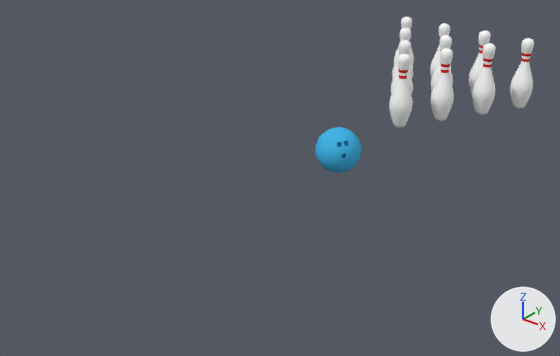
An edit to the Blender file VRBase/Assets/Assets/Models/bowling pins+ball.blend, drawn before and after from the same camera.
Before and after are seen from a camera (50 mm lens) standing at (18.2, -35.6, 14.8) and looking at (-0.5, -12.3, 0.4). The axes (+X, +Y, +Z) are drawn at lower right. The lights are the same throughout.

The first picture shows 'Bowing Ball', 'Pin 1', 'Pin 10', 'Pin 3', 'Pin 6', 'Pin 9'.
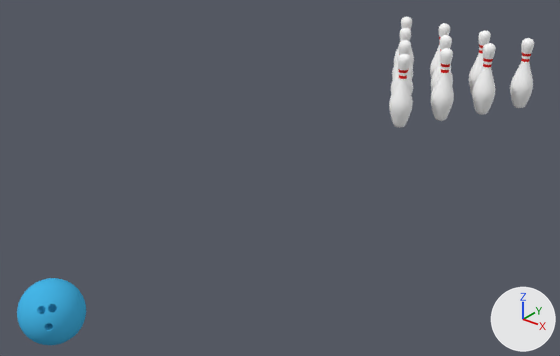
The newer file is also rescaled (x0.0937), turned or shifted as a whole; pictures and numbers use the older file's frame.

Boxes [x1, y1, x2, y2] around the edits, measured in the pictures (560 x 356 px):
'Bowing Ball', moved
    before: [315, 127, 361, 173]
    after: [17, 278, 86, 345]

Diff of the bpy script that builds the scene:
```diff
--- a/VRBase/Assets/Assets/Models/bowling pins+ball.blend.py
+++ b/VRBase/Assets/Assets/Models/bowling pins+ball.blend.py
@@ ob_bowing_ball @@
 ob_bowing_ball = bpy.data.objects.new('Bowing Ball', me_icosphere)
-ob_bowing_ball.location = (0.71, -9.7, 1.1)
+ob_bowing_ball.location = (0.71, -24.79, 0.97)
```
